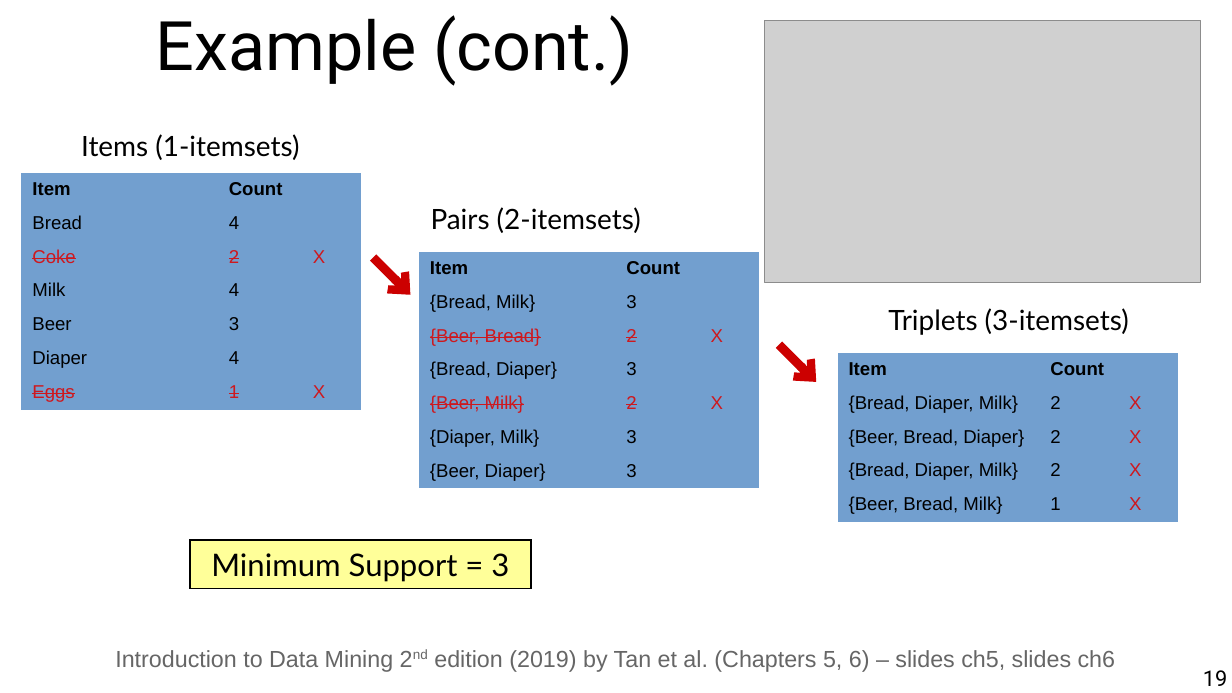
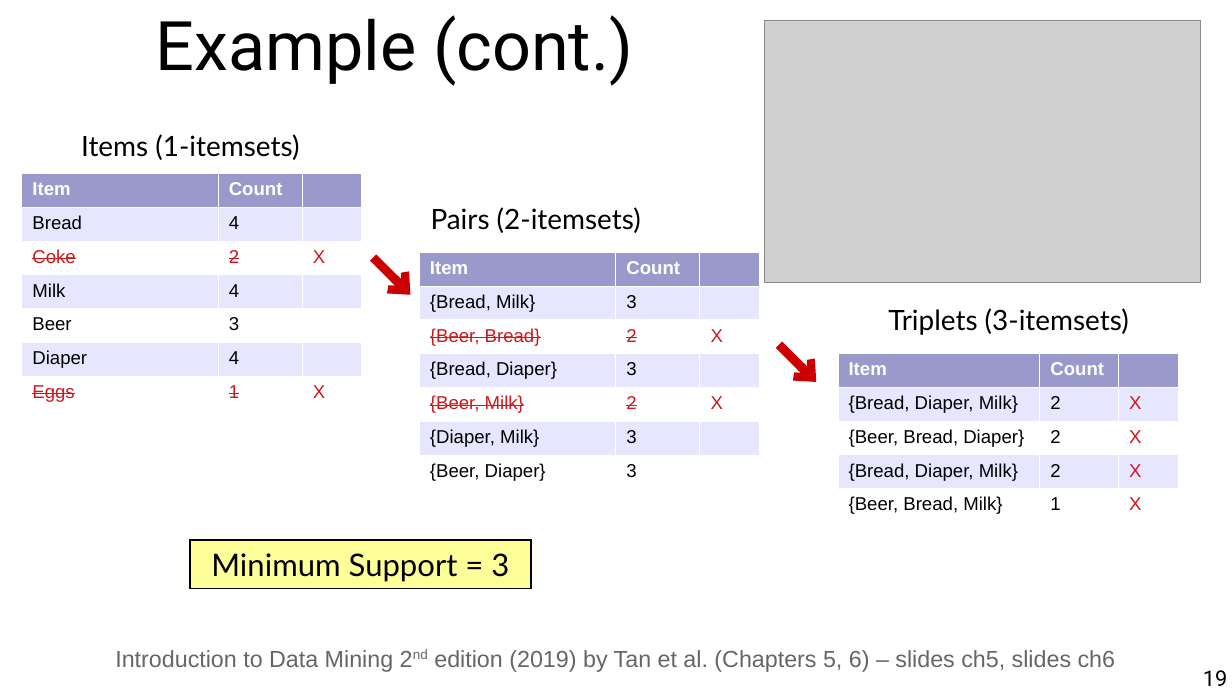
Before and after one commit to chatox/data-mining-course, a slide deck: slide 19 of theory/tt06_association_rule_mining.odp. Drawn at 1232x693 pixels with LibreOffice and Linux fonts; fonts in the diff are those of the drawing; grey boxes stand for pictures. Boxes give left, top, right and bottom in pixels: in the first picture for what was removed or moved away, otherwise in the second. Text is boxed around its words. In the diff, an @@ line names an element or a change of style, - is before the commit and + after.

```diff
--- a/theory/tt06_association_rule_mining.odp
+++ b/theory/tt06_association_rule_mining.odp
@@ table at [21, 173, 361, 410] @@
@@ fill #729FCF to #9999CC in row 1 @@
@@ fill #729FCF to #E6E6FF in 9 cells @@
@@ fill #729FCF to #FFFFFF in 9 cells @@
@@ text colour #000000 to #FFFFFF in "Item", "Count" @@
@@ borders changed @@
@@ table at [419, 252, 760, 489] @@
@@ fill #729FCF to #9999CC in row 1 @@
@@ fill #729FCF to #E6E6FF in 9 cells @@
@@ fill #729FCF to #FFFFFF in 9 cells @@
@@ text colour #000000 to #FFFFFF in "Item", "Count" @@
@@ borders changed @@
@@ table at [838, 353, 1179, 522] @@
@@ fill #729FCF to #9999CC in row 1 @@
@@ fill #729FCF to #E6E6FF in 6 cells @@
@@ fill #729FCF to #FFFFFF in 6 cells @@
@@ text colour #000000 to #FFFFFF in "Item", "Count" @@
@@ borders changed @@
```
Also in this commit, not shown: 8 other slides changed, 1 other file.
